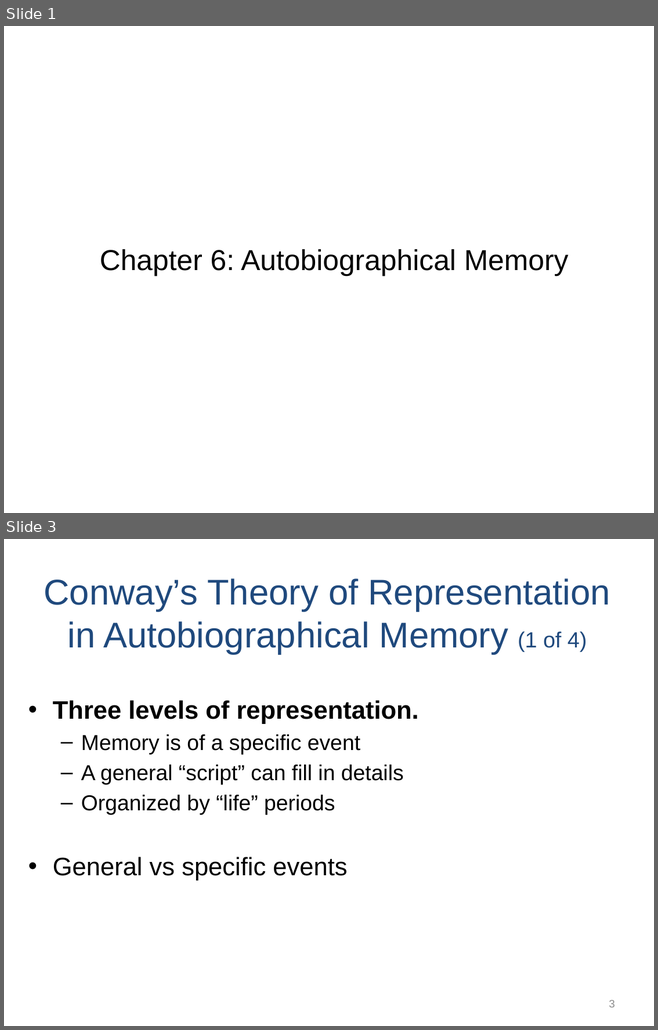
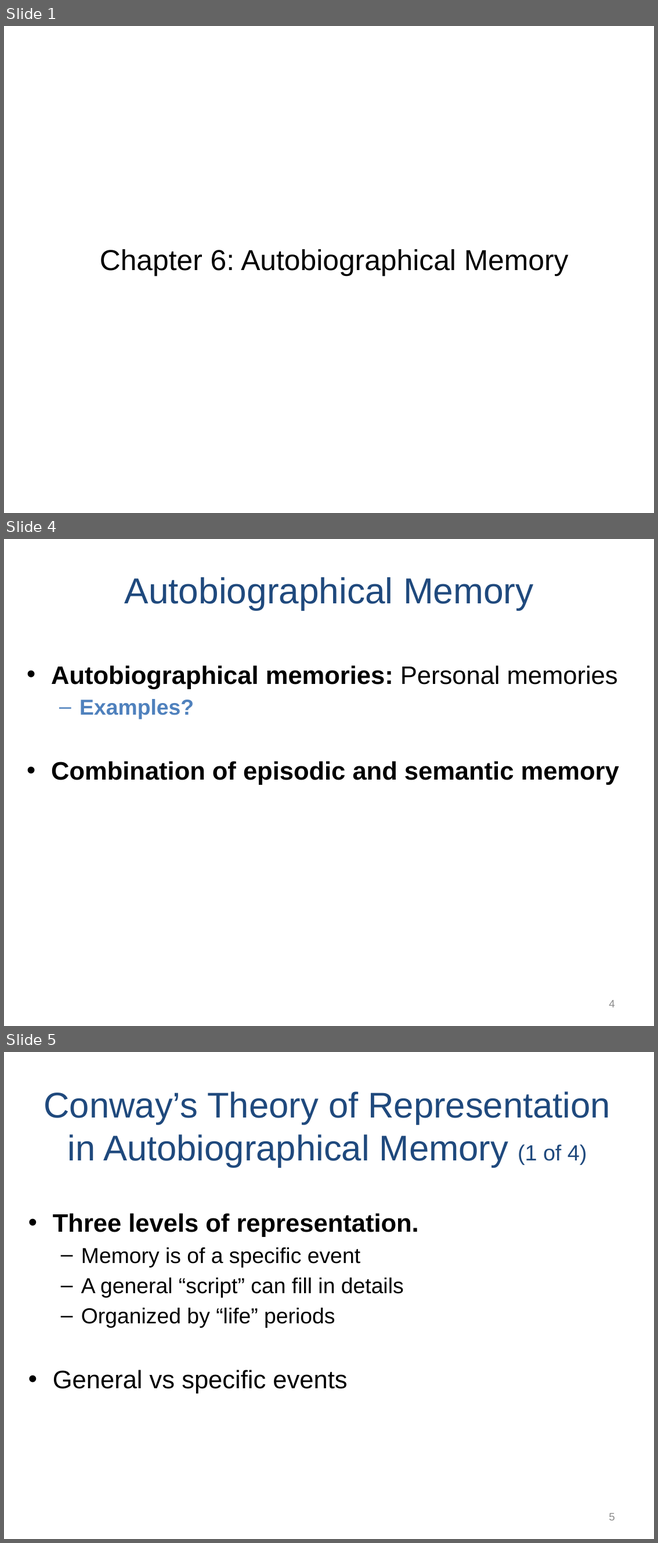
Before and after one commit to npm27/Teaching-Materials, a slide deck: Memory/Slides/Chapter 6.PPTX. Shown one above the other, each under a label of ours: slides 1 and 3 before the commit, slides 1, 4 and 5 after it; the slides between them are not shown. The pictures are 658x1030 and 658x1543 pixels, drawn with LibreOffice and Linux fonts; fonts in the diff are those of the drawing. Boxes give left, top, right and bottom in pixels: in the first picture for what was removed or moved away, otherwise in the second. Text is boxed around its words. In the diff, an @@ line names an element or a change of style, - is before the commit and + after.

```diff
--- a/Memory/Slides/Chapter 6.PPTX
+++ b/Memory/Slides/Chapter 6.PPTX
@@ slide 4 added at box(4, 539, 654, 1026), background #FFFFFF @@
@@ title added at box(125, 577, 534, 610), 40 pt, text #1F497D @@
+Autobiographical Memory
@@ text added at box(51, 665, 619, 785), 28 pt, text #000000, bold @@
+• Autobiographical memories: Personal memories
+  – Examples?
+• Combination of episodic and semantic memory
@@ page number added at box(608, 1000, 614, 1008), 12 pt, text #8C8C8C @@
+4
@@ what was slide 3 is now slide 5 @@
@@ page number at box(608, 1513, 614, 1521): text changed @@
-3
+5
```
Also in this commit, not shown: 3 slides changed, 3 other slides added.
